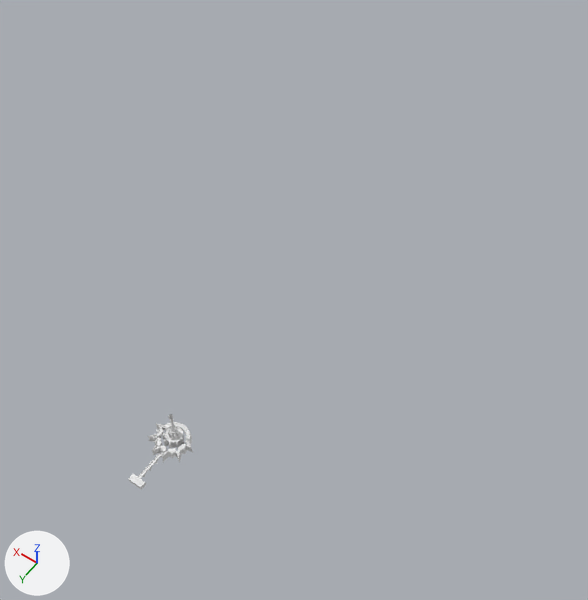
Two versions of the Blender file OGJ24/Assets/Models/Environment/minasMorgul.blend, one commit apart.
Rendered twice from a 50 mm camera at (-217.0, 166.0, 483.0) aimed at (-11.0, -122.0, 31.0). The axes (+X, +Y, +Z) are drawn at lower left. The lights are the same throughout.
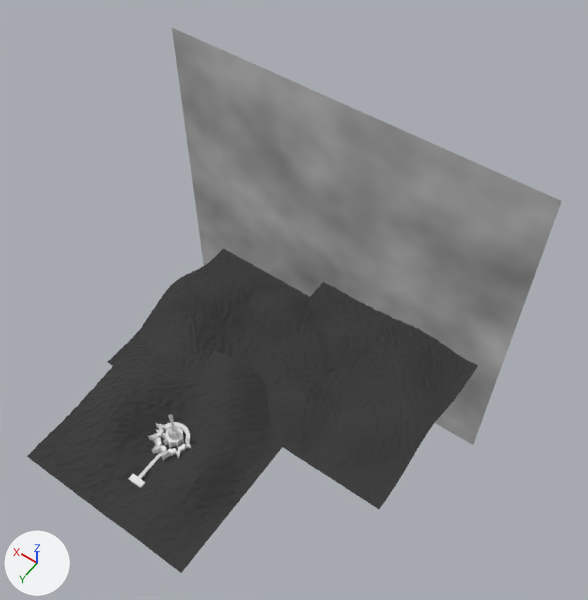
Location of each change, [x1, y1, x2, y2] in pixels of the pictures (588 x 600 px):
```json
{"object": "Plane.003", "change": "added", "after": [172, 28, 562, 445]}
{"object": "Plane", "change": "added", "after": [27, 341, 285, 573], "on screen": "black"}
{"object": "Plane.002", "change": "added", "after": [253, 282, 478, 509], "on screen": "black"}
{"object": "Plane.001", "change": "added", "after": [108, 249, 331, 379], "on screen": "black"}
```

Edits to the scene script, one JSON object a line:
```json
{"op": "add", "block": "mat_clouds", "code": ["mat_clouds = bpy.data.materials.new('Clouds')", "# nodes: BsdfPrincipled, OutputMaterial, TexNoise, ValToRGB", "# colours: grey #6f6f6f, white #ffffff"]}
{"op": "add", "block": "mat_rocks", "code": ["mat_rocks = principled_material('Rocks')", "mat_rocks.base_color = (0.0403, 0.0403, 0.0403)  # black #393939", "mat_rocks.roughness = 1.0"]}
{"op": "add", "block": "me_plane_003", "code": ["me_plane_003 = bpy.data.meshes.new('Plane.003')", "me_plane_003.from_pydata([(-1.0, -1.0, 0.0), (1.0, -1.0, 0.0), (-1.0, 1.0, 0.0), (1.0, 1.0, 0.0)], [], [(0, 1, 3, 2)])", "me_plane_003.materials.append(mat_clouds)"]}
{"op": "add", "block": "me_plane_002", "code": ["me_plane_002 = bpy.data.meshes.new('Plane.002')", "me_plane_002.from_pydata(...)  # 2704 vertices, 2601 faces; spans x -1.0..1.0, y -1.0..1.0, z -0.02..0.26", "me_plane_002.materials.append(mat_rocks)  # black #393939"]}
{"op": "add", "block": "me_plane", "code": ["me_plane = bpy.data.meshes.new('Plane')", "me_plane.from_pydata(...)  # 2704 vertices, 2601 faces; spans x -1.0..1.0, y -1.0..1.0, z -0.04..0.26", "me_plane.materials.append(mat_rocks)  # black #393939"]}
{"op": "add", "block": "ob_plane_003", "code": ["ob_plane_003 = bpy.data.objects.new('Plane.003', me_plane_003)", "ob_plane_003.location = (0.0, -195.9, 0.0)", "ob_plane_003.rotation_euler = (1.571, 0.0, 0.0)  # degrees (90, 0, 0)", "ob_plane_003.scale = (-148.0, -148.0, -148.0)"]}
{"op": "add", "block": "ob_plane_002", "code": ["ob_plane_002 = bpy.data.objects.new('Plane.002', me_plane_002)", "ob_plane_002.location = (-70.5, -104.5, -1.9)", "ob_plane_002.rotation_euler = (0.0, 0.0, 4.712)  # degrees (0, 0, 270)", "ob_plane_002.scale = (66.3, 66.3, 66.3)"]}
{"op": "add", "block": "ob_plane_001", "code": ["ob_plane_001 = bpy.data.objects.new('Plane.001', me_plane_002.copy())", "ob_plane_001.location = (13.2, -86.4, -1.9)", "ob_plane_001.rotation_euler = (0.0, 0.0, 1.571)  # degrees (0, 0, 90)", "ob_plane_001.scale = (66.3, 66.3, 66.3)"]}
{"op": "add", "block": "ob_plane", "code": ["ob_plane = bpy.data.objects.new('Plane', me_plane)", "ob_plane.location = (4.5, -1.4, -1.4)", "ob_plane.scale = (66.3, 66.3, 66.3)"]}
```
